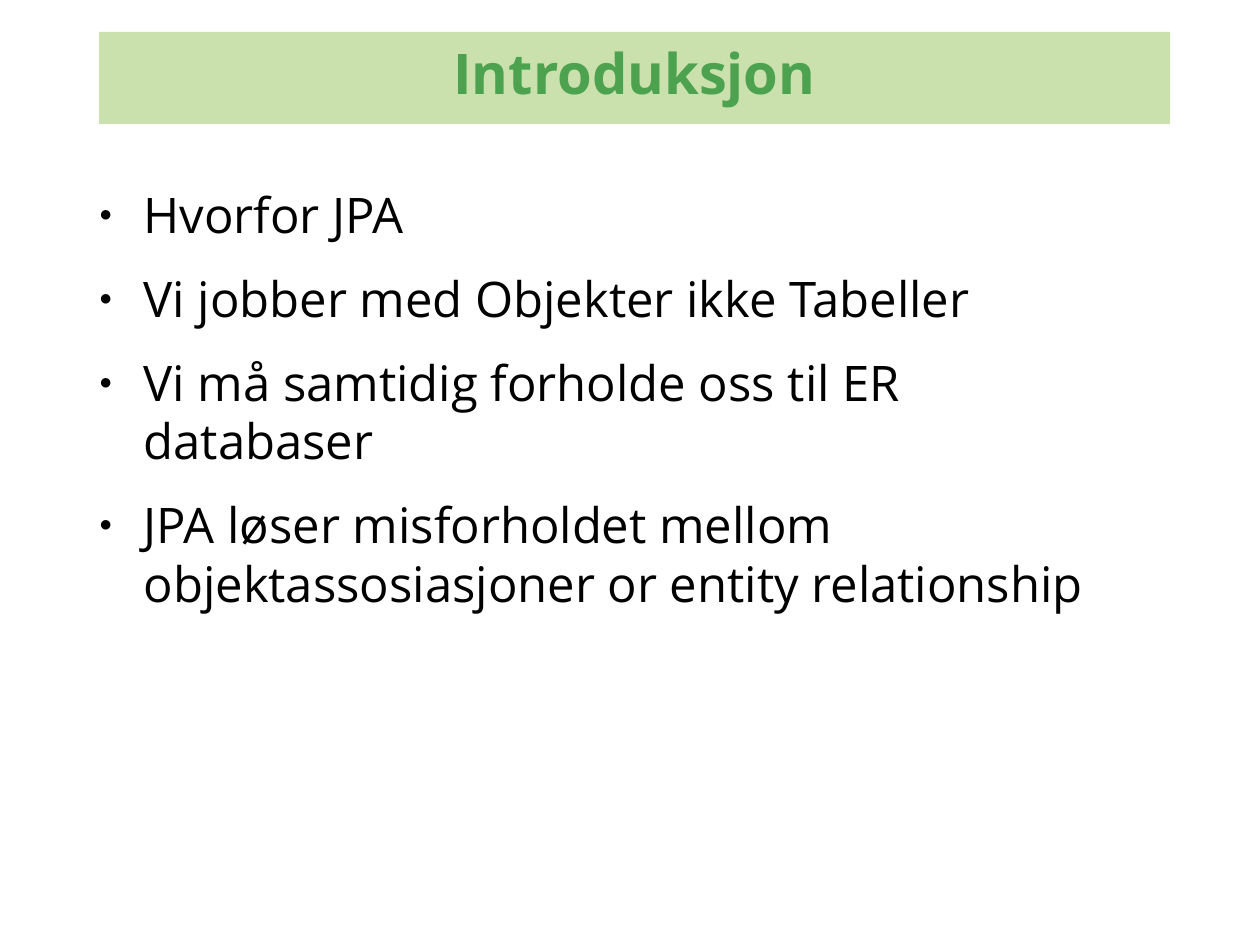
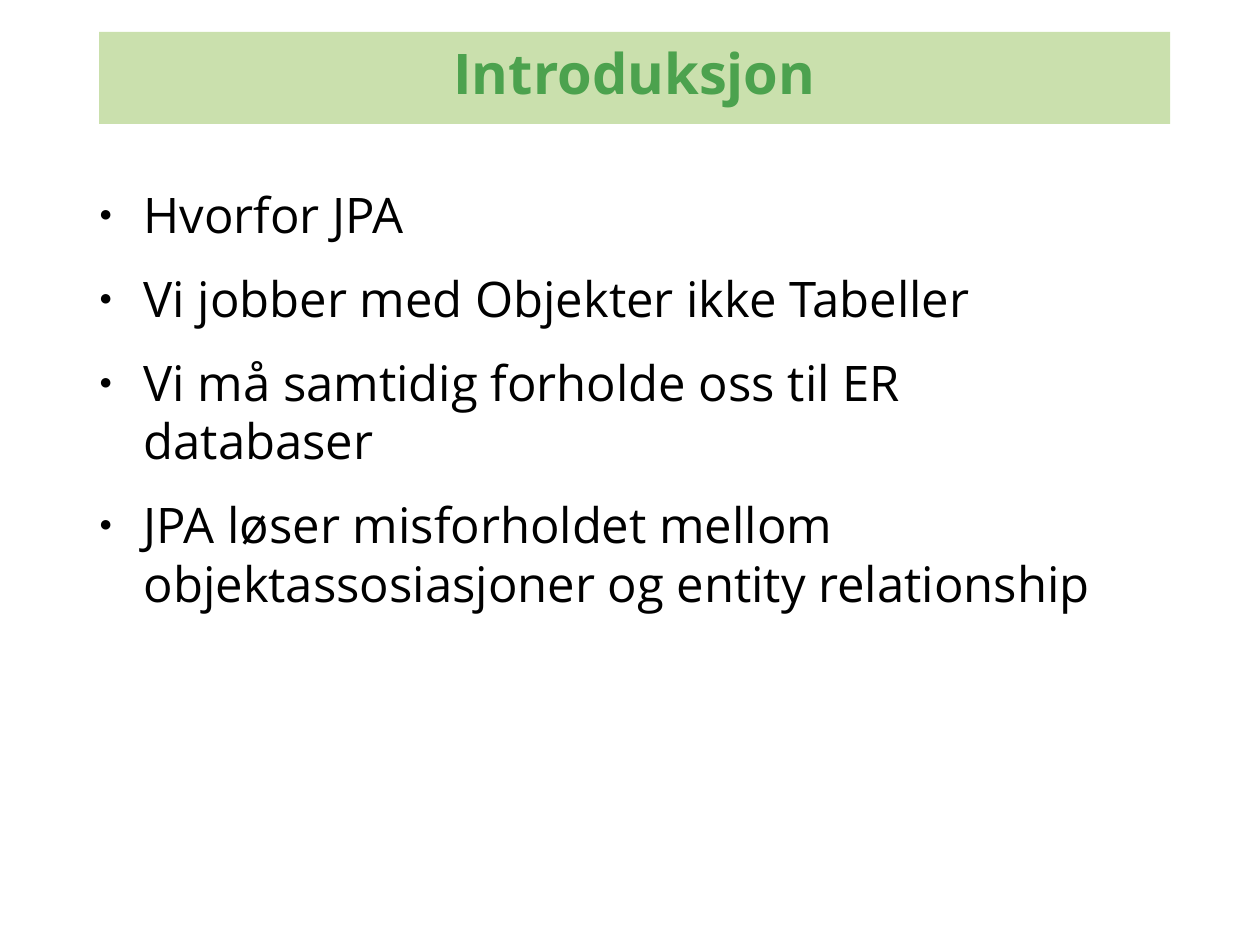
Before and after one commit to kenglxn/seam-maven-refimpl, a slide deck: slide 4 of sandbox/loo/jpa-continued/jpa-intro.odp. Drawn at 1260x945 pixels with LibreOffice and Linux fonts; fonts in the diff are those of the drawing; background and template pictures are left out. Boxes give left, top, right and bottom in pixels: in the first picture for what was removed or moved away, otherwise in the second. Text is boxed around its words. In the diff, an @@ line names an element or a change of style, - is before the commit and + after.

Commit message:
jpa talk v3

```diff
--- a/sandbox/loo/jpa-continued/jpa-intro.odp
+++ b/sandbox/loo/jpa-continued/jpa-intro.odp
@@ text at [144, 505, 1090, 614]: text changed @@
-● JPA løser misforholdet mellom objektassosiasjoner or entity relationship
+● JPA løser misforholdet mellom objektassosiasjoner og entity relationship
```
Also in this commit, not shown: 2 other slides changed, 1 other file.
